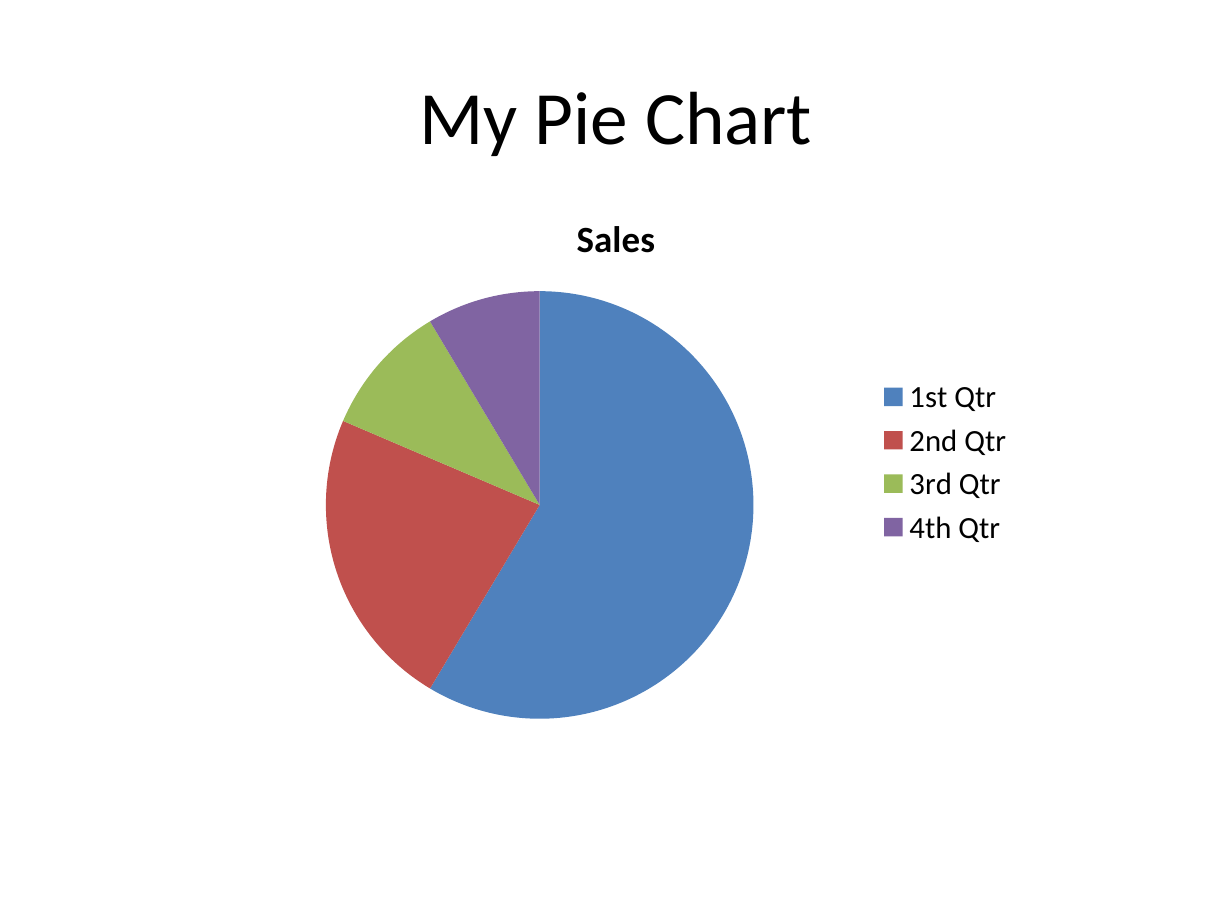
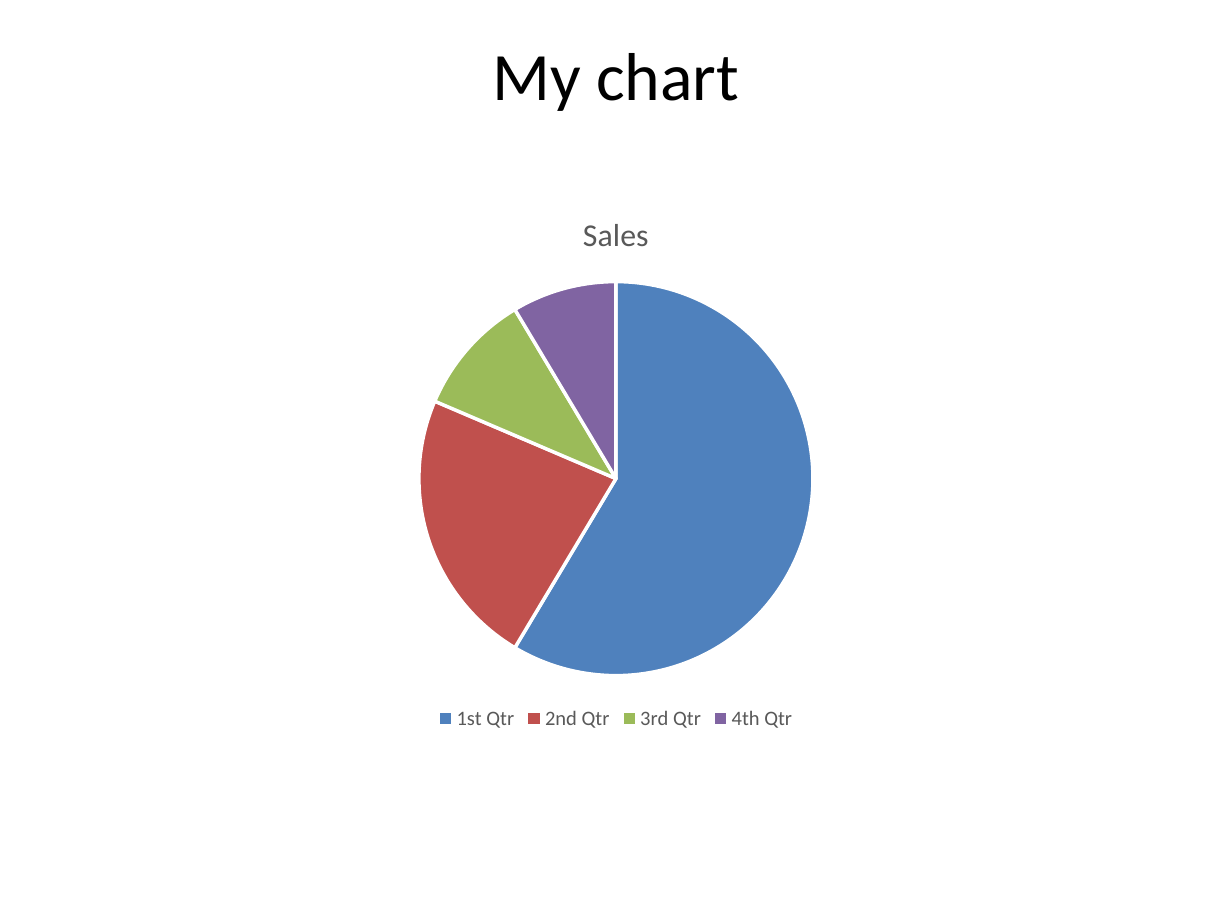
Before and after one commit to hintonandrew510/wizardfrontend, a slide deck: slide 2 of mavenprojectSCR/pie-chart-demo-output.pptx. Drawn at 1232x924 pixels with LibreOffice and Linux fonts; fonts in the diff are those of the drawing. Boxes give left, top, right and bottom in pixels: in the first picture for what was removed or moved away, otherwise in the second. Text is boxed around its words. In the diff, an @@ line names an element or a change of style, - is before the commit and + after.

```diff
--- a/mavenprojectSCR/pie-chart-demo-output.pptx
+++ b/mavenprojectSCR/pie-chart-demo-output.pptx
@@ title at (493, 53, 739, 111): text changed; size 44 to 39.6 pt @@
-My Pie Chart
+My chart
@@ pie chart at (206, 188, 1027, 736) @@
@@ legend changed @@
@@ lettering changed @@
```
Also in this commit, not shown: 1 other slide changed, 7 other files.
